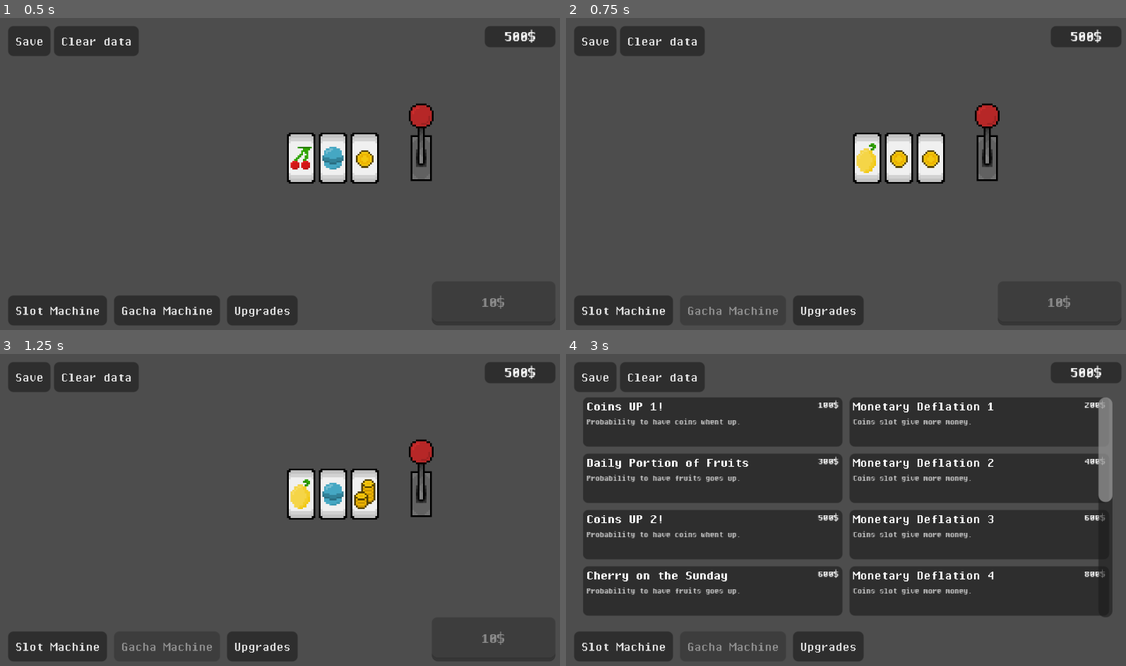
Above: before the commit, frames 1-4 (two rows, left to right).
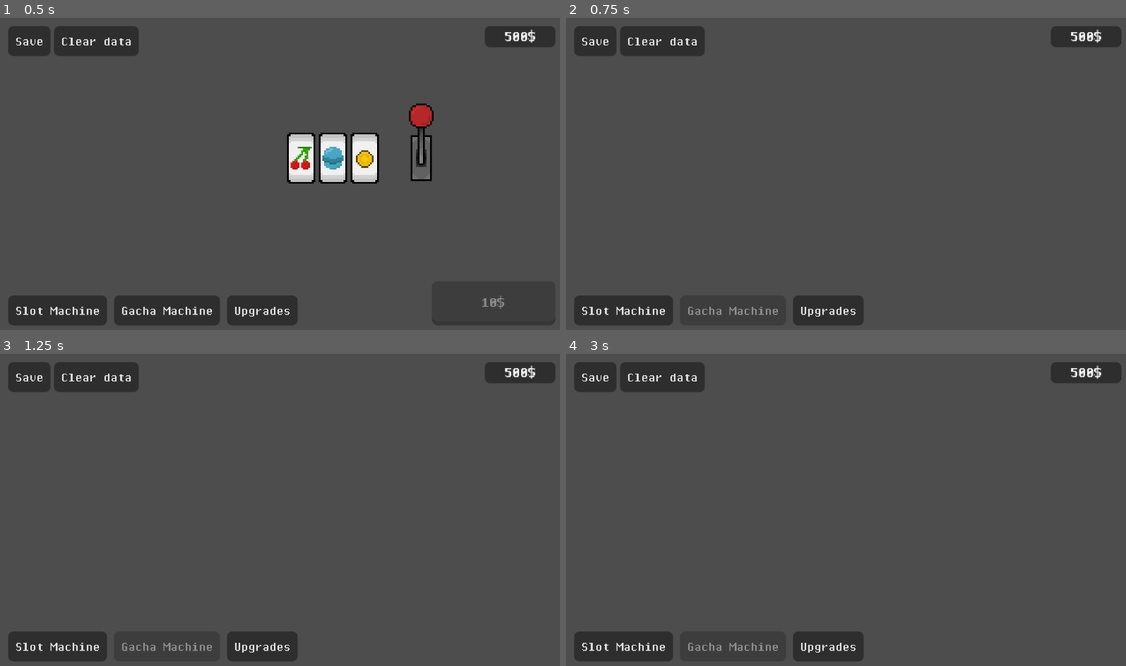
Above: after the commit, the same moments.

Repository: Animo105/gamble
Game: Godot game, scene res://Slot machine/slot_machine.tscn
Two runs of this game, one before a commit and one after it. Both use one fixed random seed, a clock stepped at 60 frames per second and the inputs below.
Inputs:
- Up to frame 1 (0.5 s): no input
- Up to frame 2 (0.75 s): click "Gacha Machine" at 0.5 s
- Up to frame 3 (1.25 s): no input
- Up to frame 4 (3 s): click "Slot Machine" at 1.25 s; click "Upgrades" at 2 s; click "Gacha Machine" at 2.75 s

Frame 1 is identical in both runs. In frame 2, 3.3% of the frame differs, in the area x 51-100%, y 27-98%; in frame 3, 3.3%; in frame 4, 56%, in the area x 3-98%, y 13-85%.

Commit message:
création de la scene de gacha

Diff:
--- a/Autoloads/HUD/hud_script.gd
+++ b/Autoloads/HUD/hud_script.gd
@@ -6,6 +6,7 @@
 
 const SLOT_MACHINE_SCENE = preload("res://Slot machine/slot_machine.tscn")
 const UPGRADE_SHOP_SCENE = preload("res://Shop/upgrade_shop.tscn")
+const GACHA_MACHINE = preload("res://Gacha Machine/gacha_machine.tscn")
 
 var buttons : Array[Button] = []
 var selected_button : Button = null
@@ -39,6 +40,7 @@
 		button.disabled = false
 	gacha_machine.disabled = true
 	gacha_machine.release_focus()
+	get_tree().change_scene_to_packed(GACHA_MACHINE)
 
 
 func _on_upgrades_pressed() -> void:
--- /dev/null
+++ b/Gacha Machine/gacha_machine.tscn
@@ -0,0 +1,3 @@
+[gd_scene format=3 uid="uid://dm5b4b8l6w1k5"]
+
+[node name="Gacha Machine" type="Node2D"]
--- a/project.godot
+++ b/project.godot
@@ -36,6 +36,7 @@
 
 folder_colors={
 "res://Assets/": "yellow",
+"res://Gacha Machine/": "teal",
 "res://Shop/": "blue",
 "res://Slot machine/": "green",
 "res://UI/": "red"
